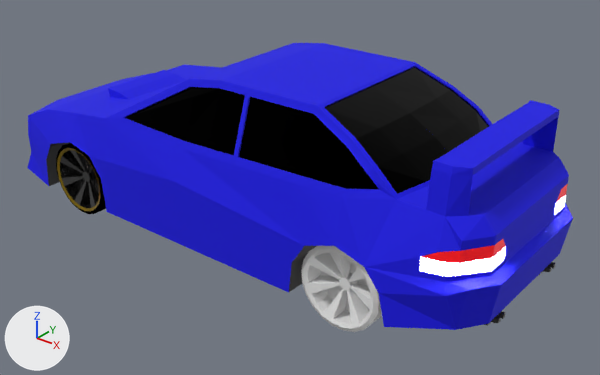
The Blender file assets/Blender/Impreza.blend as it was, and as the next commit left it.
Camera for both pictures: a camera (50 mm lens) standing at (4.21, -5.15, 2.75) and looking at (0.06, 0.05, -0.47). Lighting does not change. The marker at lower left points along +X, +Y and +Z.

In view in the first picture: 'BL_wheel', 'Body', 'FL_wheel'.
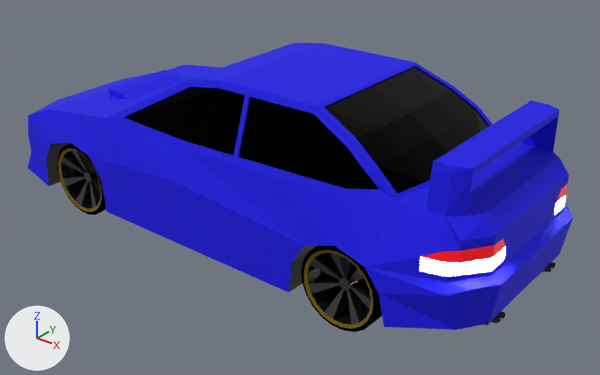
Where the newer file only moved an object's origin or applied its transform, the numbers keep the older frame.

Pixel boxes (x1, y1, x2, y2) of what changed, in the pictures (600 x 375 px):
'FL_wheel', reshaped, moved
    before: (56, 143, 106, 214)
    after: (57, 143, 106, 215)
part 1 of me_cube_002, recoloured (grey to black)
    both: (307, 253, 371, 325)
part 2 of me_cube_002, recoloured (grey to black)
    both: (301, 270, 382, 332)
part 3 of me_cube_002, recoloured (grey to black)
    both: (301, 246, 380, 302)
part 4 of me_cube_002, recoloured
    both: (304, 250, 373, 329)
part 5 of me_cube_002, recoloured (grey to black)
    both: (320, 263, 368, 312)
part 6 of me_cube_001, deleted (black)
    before: (56, 143, 106, 214)
part 7 of me_cube_001, added (black)
    after: (57, 143, 106, 215)

What the commit changed:
Material 'Black_matte' (mat_black_matte) is new.
Its base color is (0.0, 0.0, 0.0) (black #000000).
Its roughness is 1.0.
Its specular ior level is 0.0.
me_cube_001 is used by ob_fl_wheel; parent ob_body; location (-0.901, 0.0, -0.192); rotation (-157.1, 0.0, 0.0), in degrees (359, 0, 0); scale (0.469, 0.605, 0.469).
me_cube_001 had 280 vertices, 281 faces and spanned x -2.7..-1.2, y -1.54..-1.12, z -1.59..-0.1.
me_cube_001 now has 280 vertices, 281 faces and spans x -0.75..0.75, y -0.24..0.19, z -0.74..0.75.
me_cube_001 part 6: 280 vertices removed from x -2.7..-1.2, y -1.54..-1.12, z -1.59..-0.1.
me_cube_001 part 7: 280 vertices added at x -0.75..0.75, y -0.24..0.19, z -0.74..0.75.
me_cube_001 now uses material mat_black_matte (black #000000).
me_cube_002 has 280 vertices, 281 faces and spans x 3.68..5.18, y -1.54..-1.12, z -1.59..-0.1.
me_cube_002 is used by ob_bl_wheel; parent ob_body; location (-0.882, 0.0, -0.192); rotation (-157.1, 0.0, 0.0), in degrees (359, 0, 0); scale (0.469, 0.605, 0.469).
me_cube_002 part 1: 176 of the faces centred in x 3.79..5.07, y -1.45..-1.13, z -1.49..-0.22 switch from no material to mat_wheel_base (dark grey #636363).
me_cube_002 part 2: 33 of the faces centred in x 3.69..5.17, y -1.53..-1.13, z -1.59..-0.9 switch from no material to mat_tire (black #000000).
me_cube_002 part 3: 30 of the faces centred in x 3.71..5.16, y -1.53..-1.13, z -0.69..-0.11 switch from no material to mat_tire (black #000000).
me_cube_002 part 4: 21 of the faces centred in x 3.79..5.07, y -1.53, z -1.49..-0.22 switch from no material to mat_gold (yellow #8f750a).
me_cube_002 part 5: 21 of the faces centred in x 4.07..4.79, y -1.26, z -1.21..-0.49 switch from no material to mat_black_matte (black #000000).
Object 'FL_wheel' (ob_fl_wheel) moves from (-0.901, 0.0, -0.192) to (-1.797, -0.789, -0.59).
